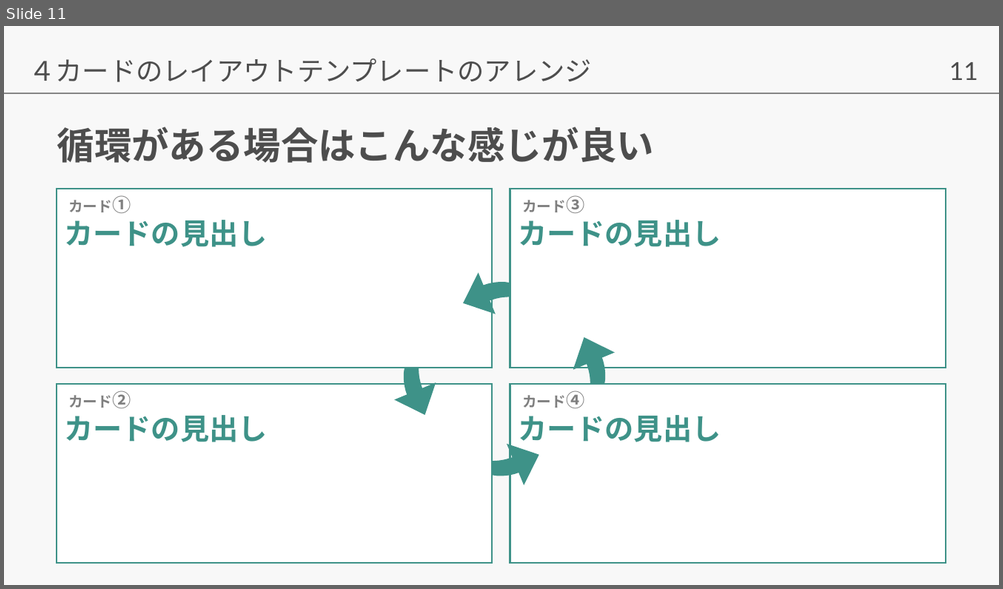
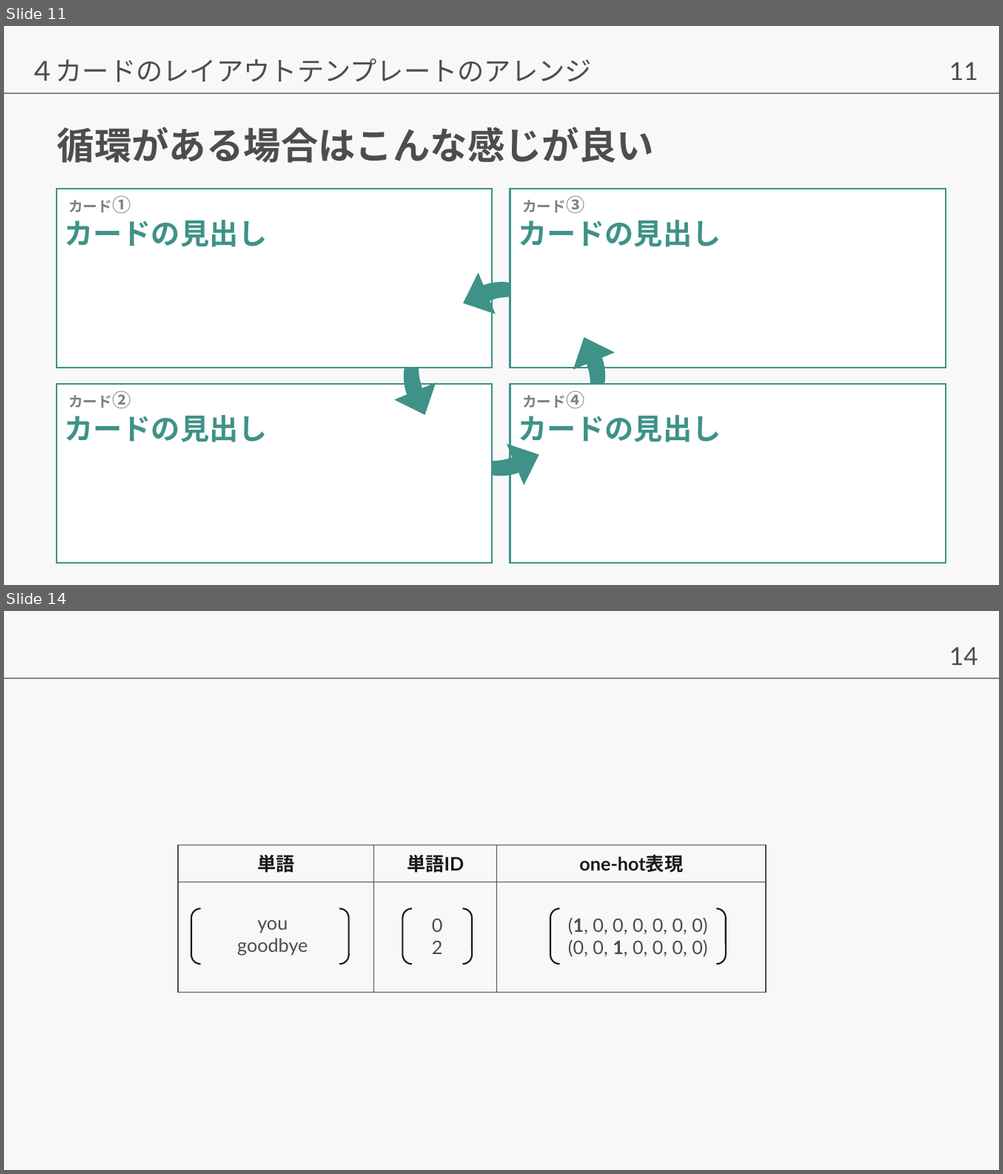
Before and after one commit to lvzeyu/css_nlp, a slide deck: ppt.pptx. Shown one above the other, each under a label of ours: slide 11 before the commit, slides 11 and 14 after it; the slides between them are not shown. The pictures are 1003x589 and 1003x1174 pixels, drawn with LibreOffice and Linux fonts; fonts in the diff are those of the drawing. Boxes give left, top, right and bottom in pixels: in the first picture for what was removed or moved away, otherwise in the second. Text is boxed around its words. In the diff, an @@ line names an element or a change of style, - is before the commit and + after.

```diff
--- a/ppt.pptx
+++ b/ppt.pptx
@@ slide 14 added at (x1=4, y1=611, x2=999, y2=1170), background #F8F8F8; not listed: 2 template elements that a slide beside it also shows @@
@@ table added at (x1=178, y1=846, x2=765, y2=992), 2 rows, 3 columns @@
+単語 | 単語ID | one-hot表現
+ |  | 
@@ bracket pair added at (x1=191, y1=908, x2=349, y2=964), outline #191919 1.5 pt @@
@@ text added at (x1=237, y1=920, x2=307, y2=956), 18 pt, text #4D4D4D @@
+you
+goodbye
@@ bracket pair added at (x1=402, y1=908, x2=472, y2=964), outline #191919 1.5 pt @@
@@ text added at (x1=432, y1=919, x2=443, y2=954), 18 pt, text #4D4D4D @@
+0
+2
@@ bracket pair added at (x1=550, y1=908, x2=726, y2=964), outline #191919 1.5 pt @@
@@ text added at (x1=568, y1=917, x2=707, y2=957), 18 pt, text #4D4D4D @@
+(1, 0, 0, 0, 0, 0, 0)
+(0, 0, 1, 0, 0, 0, 0)
```
Also in this commit, not shown: 2 other slides added, 18 other files.
